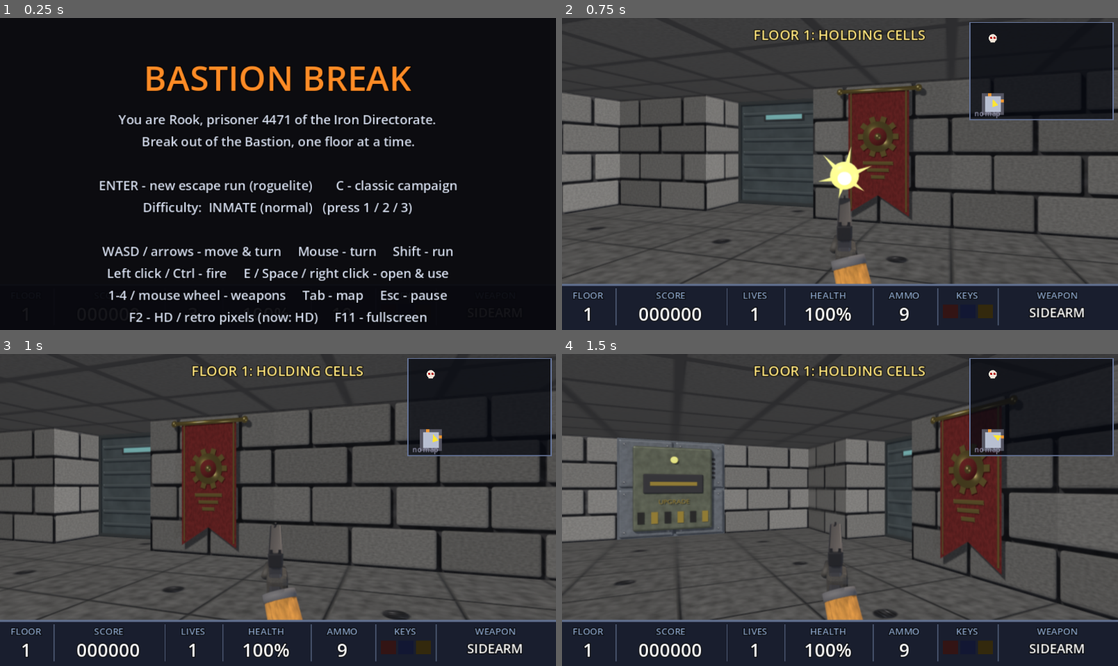
Above: before the commit, frames 1-4 (two rows, left to right).
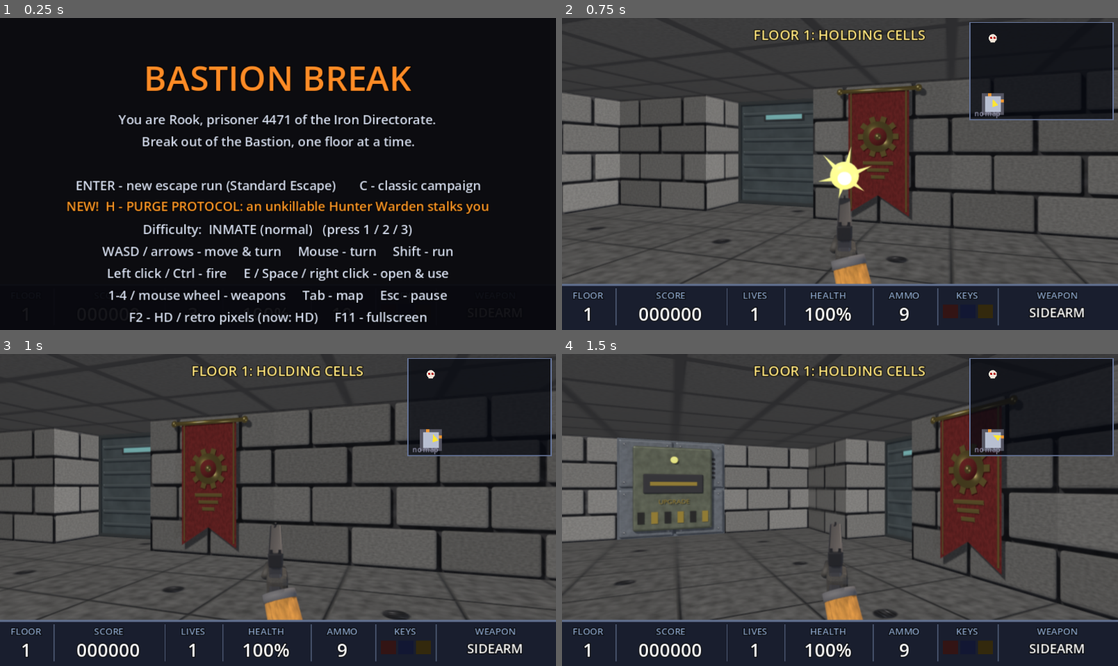
Above: after the commit, the same moments.

Repository: marse337/bastion-break
Game: Godot game, scene res://scenes/main.tscn
The game is run twice, just before and just after one commit, with the same random seed, the same clock (stepped at 60 frames per second) and the same inputs.
Inputs (mouse positions are in pixels of both pictures, inside the frame that each line leads up to):
- Up to frame 1 (0.25 s): no input
- Up to frame 2 (0.75 s): tap Enter (confirm) at 0.5 s; move the mouse to (962, 158) at 0.52 s; hold D (strafe_right) from 0.53 s (still down); hold Enter (confirm) from 0.53 s (still down); click (962, 158) at 0.67 s
- Up to frame 3 (1 s): keep holding D (strafe_right); keep holding Enter (confirm); tap Space at 0.77 s; tap Shift (run) at 0.8 s
- Up to frame 4 (1.5 s): move the mouse to (812, 510) at 1.27 s; release D (strafe_right) at 1.28 s; release Enter (confirm) at 1.28 s; hold W (move_forward) from 1.28 s (still down); tap Shift (run) at 1.35 s

The runs differ from the first frame. In frame 1, 3.7% of the frame differs, in the area x 12-88%, y 51-71%; in frame 2, nothing differs; in frame 3, nothing differs; in frame 4, nothing differs.

Commit message:
Highlight the Purge Protocol on the title screen with an H shortcut
Co-Authored-By: Claude Opus 5.5 <noreply@anthropic.com>

Diff:
--- a/scripts/hud.gd
+++ b/scripts/hud.gd
@@ -24,6 +24,7 @@
 var screen_title: Label
 var screen_body: Label
 var screen_foot: Label
+var title_badge: Label
 var perk_cards: PerkCards
 var upgrade_cards: UpgradeCards
 var craft_cards: CraftCards
@@ -95,6 +96,10 @@
 	screen_body.autowrap_mode = TextServer.AUTOWRAP_WORD_SMART
 	screen_foot = _label(screen, Vector2(0, H - 42), Vector2(W, 14), 10, Color(0.85, 0.88, 0.95))
 	screen_foot.horizontal_alignment = HORIZONTAL_ALIGNMENT_CENTER
+	# Title screen: the orange "NEW! Purge Protocol" line, on a blank body line.
+	title_badge = _label(screen, Vector2(0, 155), Vector2(W, 16), 11, Color(1.0, 0.6, 0.15))
+	title_badge.horizontal_alignment = HORIZONTAL_ALIGNMENT_CENTER
+	title_badge.visible = false
 	perk_cards = PerkCards.new()
 	perk_cards.position.y = 58
 	screen.add_child(perk_cards)
@@ -238,10 +243,17 @@
 	upgrade_cards.visible = false
 	craft_cards.visible = false
 	screen_foot.text = ""
+	title_badge.visible = false
 	screen_foot.position.y = H - 42
 	screen_foot.size.y = 14
 	screen_foot.add_theme_font_size_override("font_size", 10)
 	screen.visible = true
+
+
+## The orange call-out line on the title screen.
+func show_title_badge(text: String) -> void:
+	title_badge.text = text
+	title_badge.visible = true
 
 
 ## The perk picker: title, one line of context, then animated cards.
--- a/scripts/main.gd
+++ b/scripts/main.gd
@@ -178,11 +178,14 @@
 		"You are Rook, prisoner 4471 of the Iron Directorate.\n" +
 		"Break out of the Bastion, one floor at a time.\n\n" +
 		(_touch_help() if TouchControls.active else _keyboard_help()))
+	hud.show_title_badge(("NEW!  %s PURGE PROTOCOL: an unkillable Hunter Warden stalks you") %
+		("tap" if TouchControls.active else "H -"))
 
 
 func _keyboard_help() -> String:
-	return ("ENTER - new escape run (roguelite)       C - classic campaign\n" +
-		"Difficulty:  %s   (press 1 / 2 / 3)\n\n" % Game.DIFFICULTY_NAMES[Game.difficulty] +
+	return ("ENTER - new escape run (%s)       C - classic campaign\n" % Game.PROTOCOLS[Game.protocol_choice][0] +
+		"\n" +  # the orange Purge line (hud.title_badge) sits here
+		"Difficulty:  %s   (press 1 / 2 / 3)\n" % Game.DIFFICULTY_NAMES[Game.difficulty] +
 		"WASD / arrows - move & turn     Mouse - turn     Shift - run\n" +
 		"Left click / Ctrl - fire     E / Space / right click - open & use\n" +
 		"1-4 / mouse wheel - weapons     Tab - map     Esc - pause\n" +
@@ -190,7 +193,8 @@
 
 
 func _touch_help() -> String:
-	return ("Difficulty:  %s\n\n" % Game.DIFFICULTY_NAMES[Game.difficulty] +
+	return ("Escape run: %s\n\n" % Game.PROTOCOLS[Game.protocol_choice][0] +
+		"Difficulty:  %s\n\n" % Game.DIFFICULTY_NAMES[Game.difficulty] +
 		"Left thumb: move (push far to run)     Right side: drag to turn\n" +
 		"Tap the map to enlarge it")
 
@@ -631,6 +635,12 @@
 				show_cell()
 			elif event is InputEventKey and event.pressed and event.physical_keycode == KEY_C:
 				start_classic(0)
+			elif event is InputEventKey and event.pressed and not event.echo and event.physical_keycode == KEY_H:
+				# Shortcut to the Purge Protocol: pick it and go to the Cell.
+				Game.protocol_choice = "purge"
+				Game.save_settings()
+				play_sfx("pickup")
+				show_cell()
 			elif num >= 0 and num < 3:
 				Game.difficulty = num
 				Game.save_settings()
--- a/scripts/touch_controls.gd
+++ b/scripts/touch_controls.gd
@@ -240,7 +240,7 @@
 	var items: Array = []
 	match main.state:
 		"title":
-			items = [["ESCAPE RUN", KEY_ENTER], ["CLASSIC", KEY_C], ["EASY", KEY_1], ["NORMAL", KEY_2], ["HARD", KEY_3]]
+			items = [["ESCAPE RUN", KEY_ENTER], ["PURGE", KEY_H], ["CLASSIC", KEY_C], ["EASY", KEY_1], ["NORMAL", KEY_2], ["HARD", KEY_3]]
 		"cell":
 			for n in Game.UPGRADE_ORDER.size():
 				items.append(["BUY %d" % (n + 1), KEY_1 + n])
